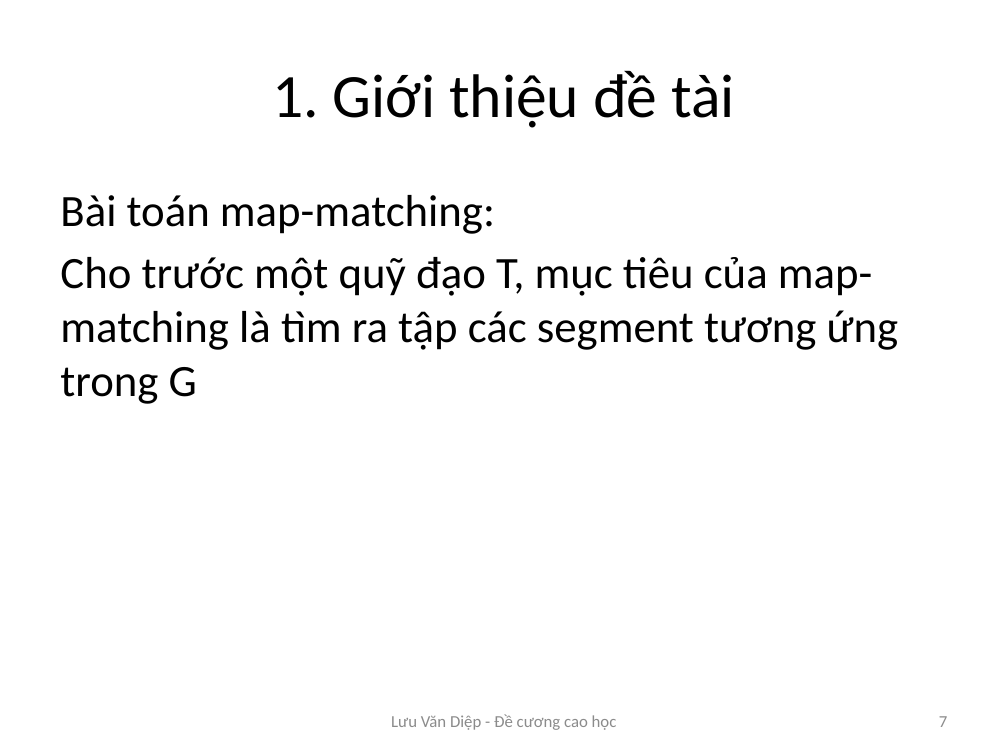
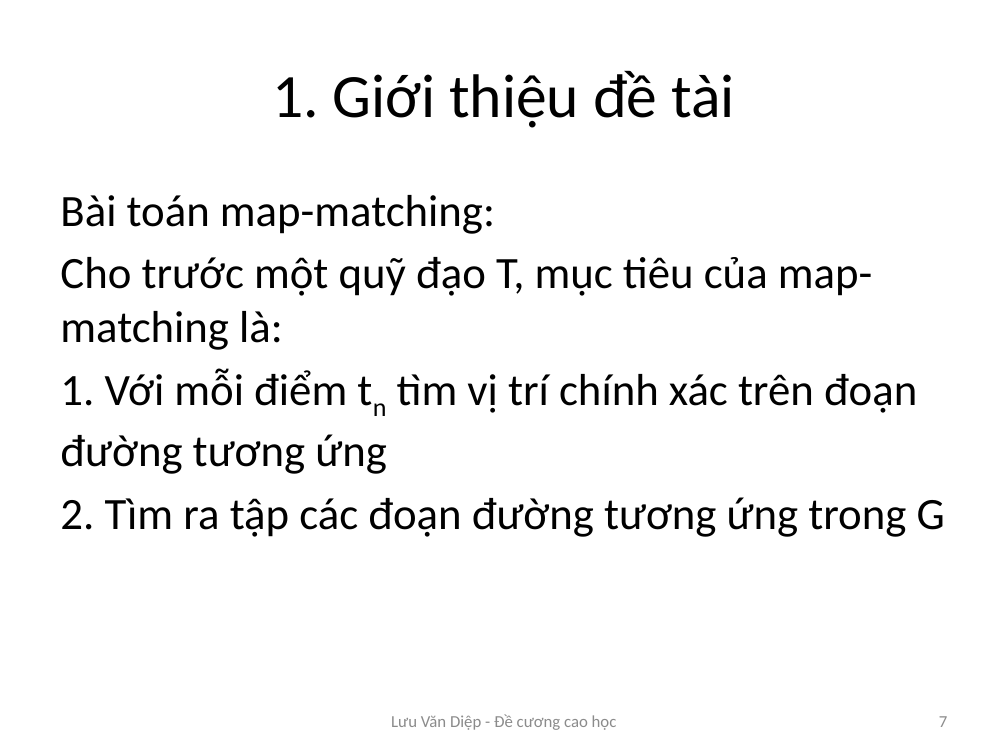
Before and after one commit to alidiepuit/master_ITS, a slide deck: slide 7 of de cuong.pptx. Drawn at 1008x756 pixels with LibreOffice and Linux fonts; fonts in the diff are those of the drawing. Boxes give left, top, right and bottom in pixels: in the first picture for what was removed or moved away, otherwise in the second. Text is boxed around its words. In the diff, an @@ line names an element or a change of style, - is before the commit and + after.

```diff
--- a/de cuong.pptx
+++ b/de cuong.pptx
@@ text at box(60, 257, 945, 537): text changed @@
-Cho trước một quỹ đạo T, mục tiêu của map-matching là tìm ra tập các segment tương ứng trong G
+Cho trước một quỹ đạo T, mục tiêu của map-matching là:
+1. Với mỗi điểm tn tìm vị trí chính xác trên đoạn đường tương ứng
+2. Tìm ra tập các đoạn đường tương ứng trong G
```
Also in this commit, not shown: 2 other slides changed, 2 slides added.
